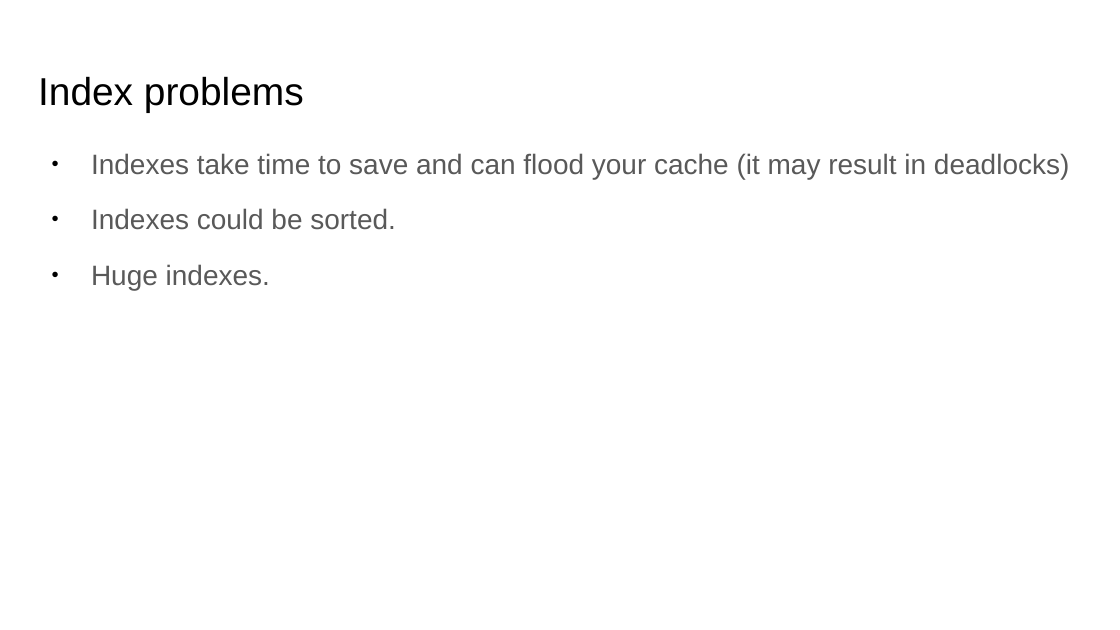
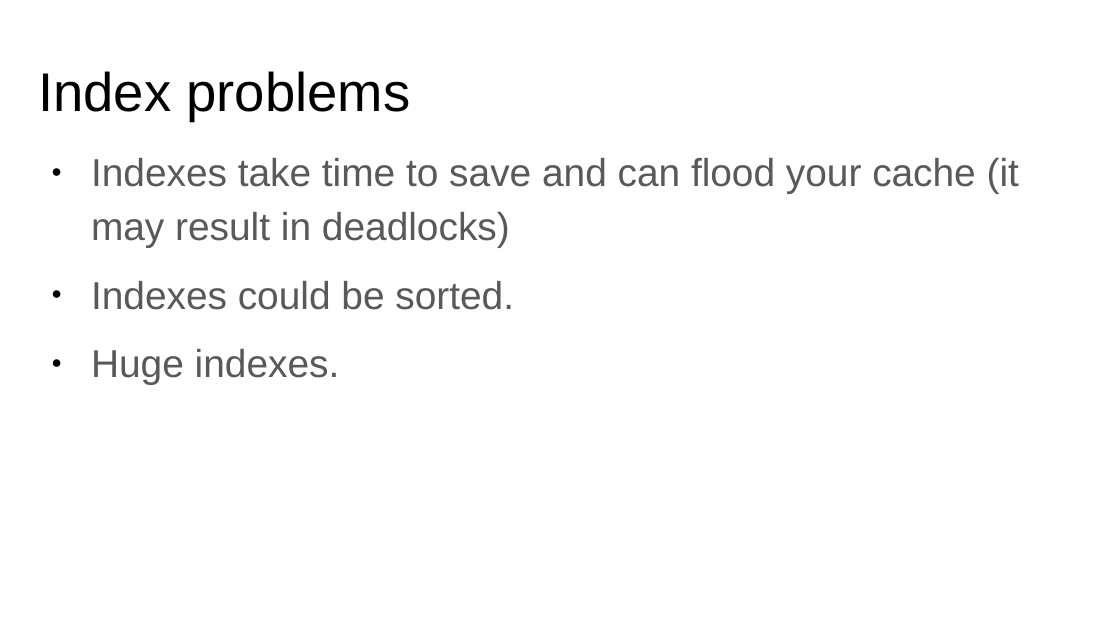
Before and after one commit to Neznajki/devclub-high-load-db, a slide deck: slide 7 of High Load System DB.pptx. Drawn at 1120x630 pixels with LibreOffice and Linux fonts; fonts in the diff are those of the drawing. Boxes give left, top, right and bottom in pixels: in the first picture for what was removed or moved away, otherwise in the second. Text is boxed around its words. In the diff, an @@ line names an element or a change of style, - is before the commit and + after.

```diff
--- a/High Load System DB.pptx
+++ b/High Load System DB.pptx
@@ text "Index problems" at [38, 71, 410, 121]: size 25 to 35 pt @@
@@ text "Indexes take time to save ..." at [91, 158, 1019, 385]: size 18 to 25 pt @@
```
Also in this commit, not shown: 22 other slides changed, 1 slide added.
